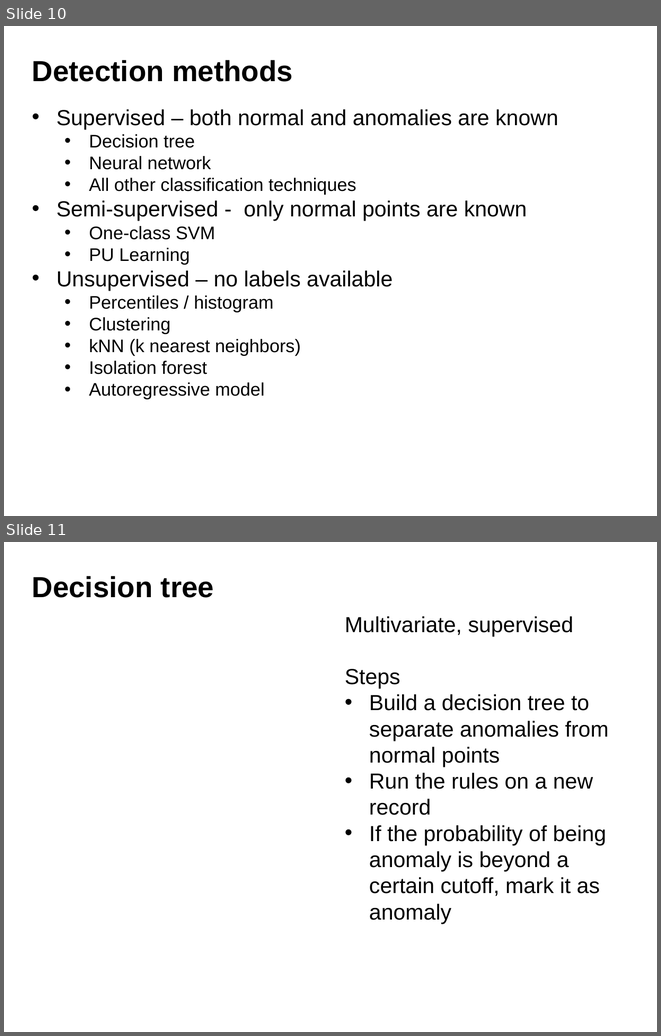
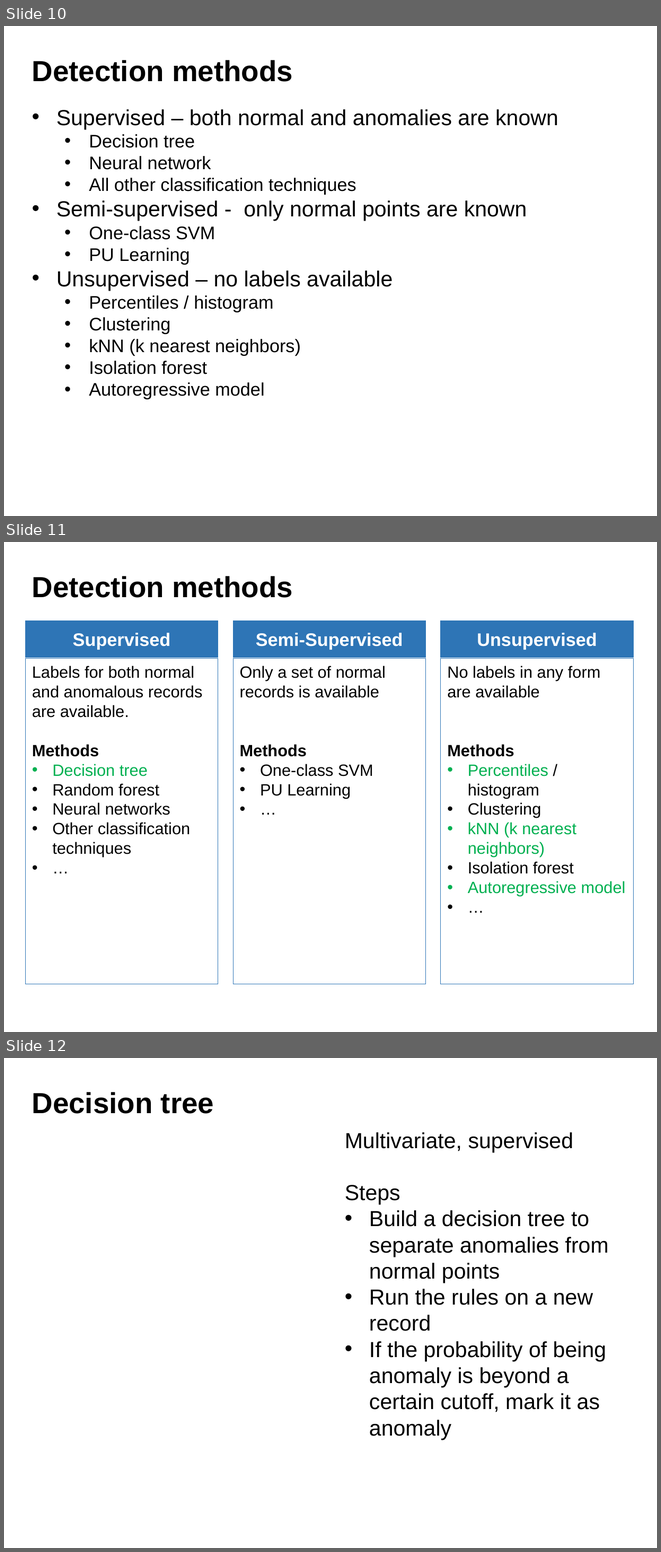
Before and after one commit to vaibhavpawar05/anomaly-detection, a slide deck: anomaly-detection.pptx. Shown one above the other, each under a label of ours: slides 10 and 11 before the commit, slides 10, 11 and 12 after it. The pictures are 661x1036 and 661x1552 pixels, drawn with LibreOffice and Linux fonts; fonts in the diff are those of the drawing. Boxes give left, top, right and bottom in pixels: in the first picture for what was removed or moved away, otherwise in the second. Text is boxed around its words. In the diff, an @@ line names an element or a change of style, - is before the commit and + after.

```diff
--- a/anomaly-detection.pptx
+++ b/anomaly-detection.pptx
@@ slide 11 added at <box>4,542,657,1032</box>, background #FFFFFF @@
@@ text added at <box>32,576,293,598</box>, 32 pt, text #000000, bold @@
+Detection methods
@@ rectangle added at <box>26,620,218,657</box>, fill #2E75B6, outline #2E75B6 0.75 pt, 20 pt, text #FFFFFF, bold @@
+Supervised
@@ rectangle added at <box>233,620,426,657</box>, fill #2E75B6, outline #2E75B6 0.75 pt, 20 pt, text #FFFFFF, bold @@
+Semi-Supervised
@@ rectangle added at <box>441,620,634,657</box>, fill #2E75B6, outline #2E75B6 0.75 pt, 20 pt, text #FFFFFF, bold @@
+Unsupervised
@@ rectangle added at <box>26,658,218,983</box>, outline #2E75B6 0.75 pt, 18 pt, text #000000 @@
+Labels for both normal and anomalous records are available.
+Methods
+• Decision tree
+• Random forest
+• Neural networks
+• Other classification techniques
+• …
@@ rectangle added at <box>233,658,426,983</box>, outline #2E75B6 0.75 pt, 18 pt, text #000000 @@
+Only a set of normal records is available
+Methods
+• One-class SVM
+• PU Learning
+• …
@@ rectangle added at <box>441,658,634,983</box>, outline #2E75B6 0.75 pt, 18 pt, text #000000 @@
+No labels in any form are available
+Methods
+• Percentiles / histogram
+• Clustering
+• kNN (k nearest neighbors)
+• Isolation forest
+• Autoregressive model
+• …
@@ what was slide 11 is now slide 12 @@
```
Also in this commit, not shown: 1 slide changed.
